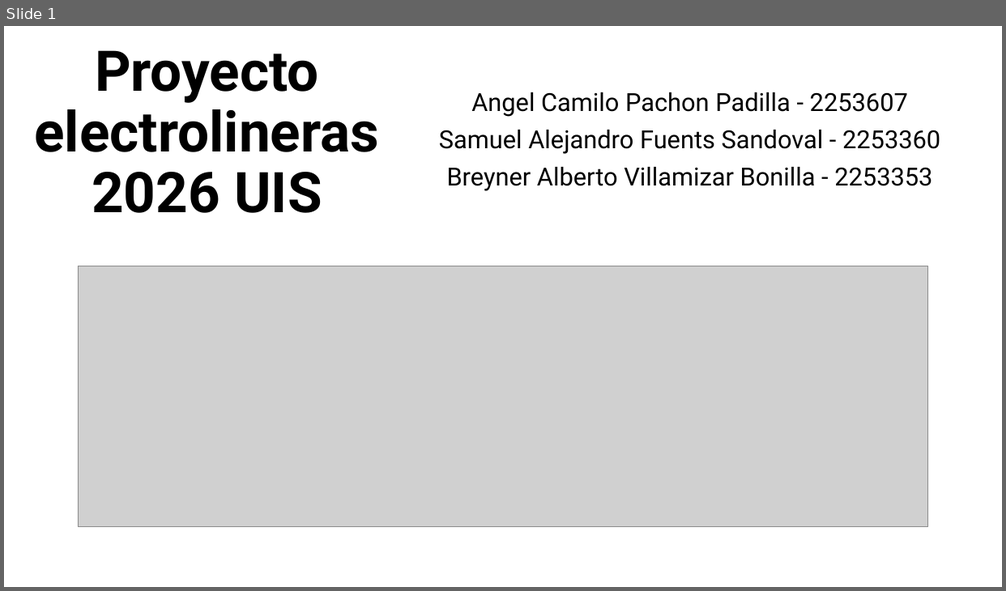
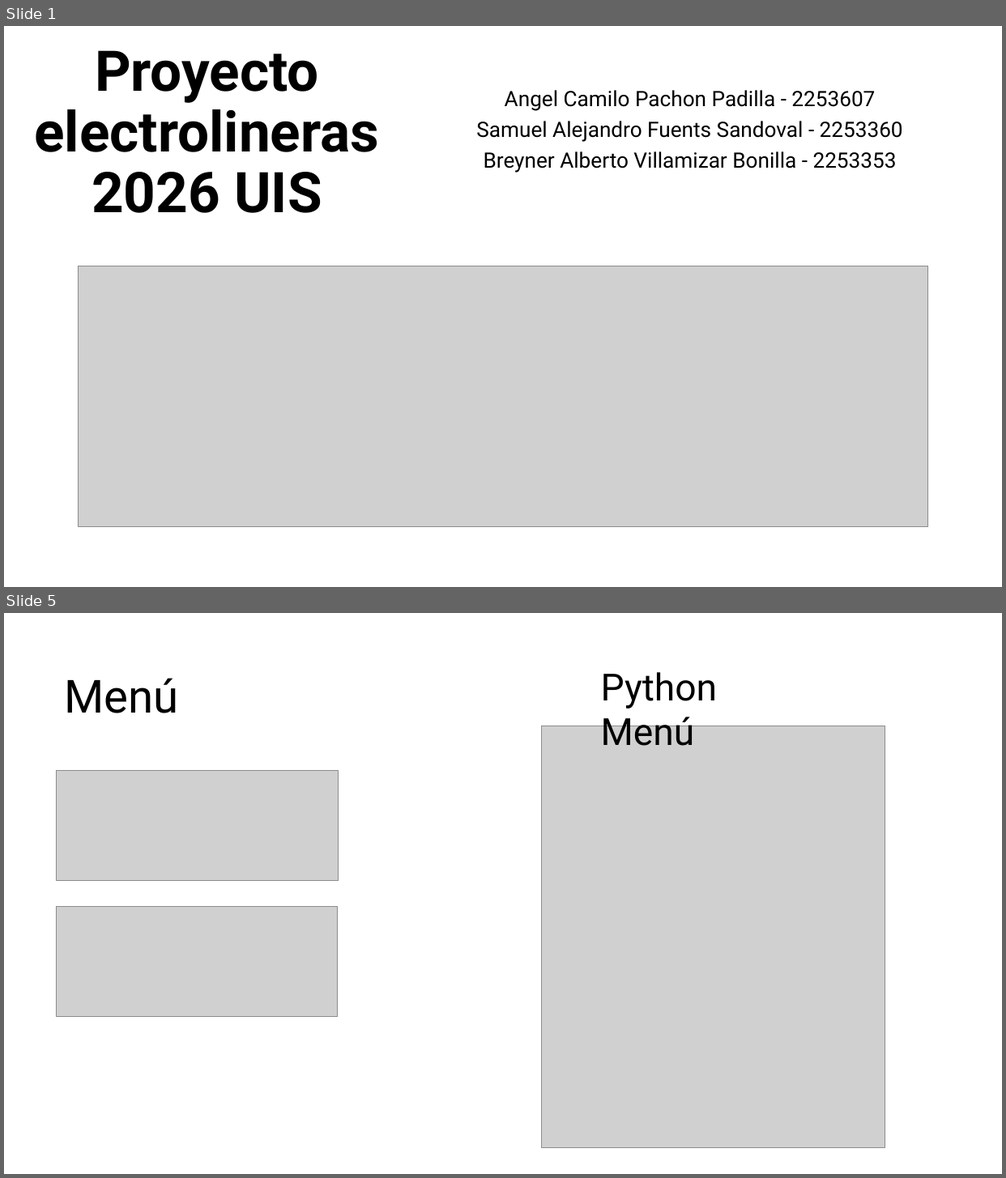
Before and after one commit to Comal2/Proyecto-electrolineras-2026-UIS, a slide deck: documentos/Presentacion_28.pptx. Shown one above the other, each under a label of ours: slide 1 before the commit, slides 1 and 5 after it; the slides between them are not shown. The pictures are 1006x591 and 1006x1178 pixels, drawn with LibreOffice and Linux fonts; fonts in the diff are those of the drawing; grey boxes stand for pictures. Boxes give left, top, right and bottom in pixels: in the first picture for what was removed or moved away, otherwise in the second. Text is boxed around its words. In the diff, an @@ line names an element or a change of style, - is before the commit and + after.

```diff
--- a/documentos/Presentacion_28.pptx
+++ b/documentos/Presentacion_28.pptx
@@ slide 5 added at (4, 613, 1002, 1174), background #FFFFFF @@
@@ title added at (64, 678, 178, 713), 44 pt, text #000000 @@
+Menú
@@ text added at (601, 672, 718, 746), 36 pt, text #000000 @@
+Python Menú
@@ picture added at (543, 726, 885, 1149) @@
@@ picture added at (57, 771, 338, 881) @@
@@ picture added at (57, 906, 338, 1016) @@
@@ slide 1 changed as well @@
@@ subtitle "Angel Camilo Pachon Padilla - ..." at (476, 90, 903, 173): size 24 to 20.4 pt; line spacing 0.9 to 0.8 @@
```
Also in this commit, not shown: 4 other slides added, 4 slides removed.
